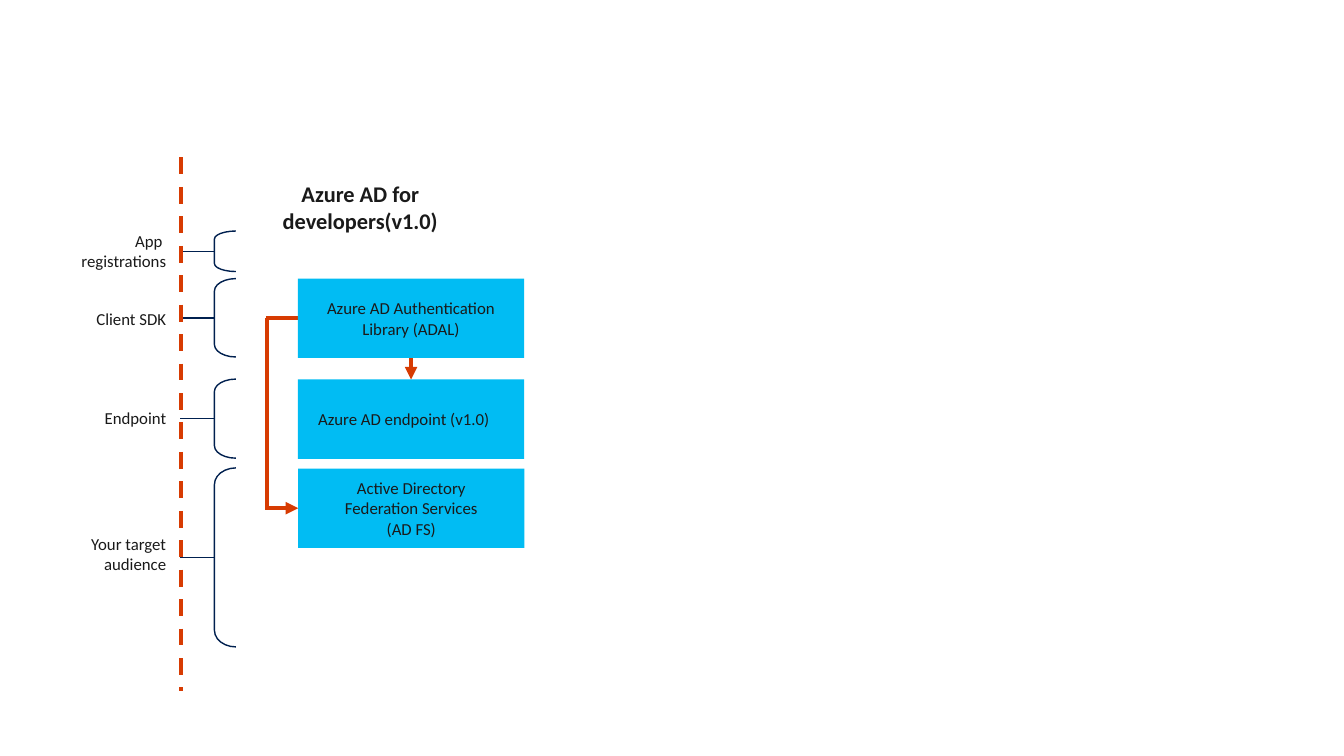
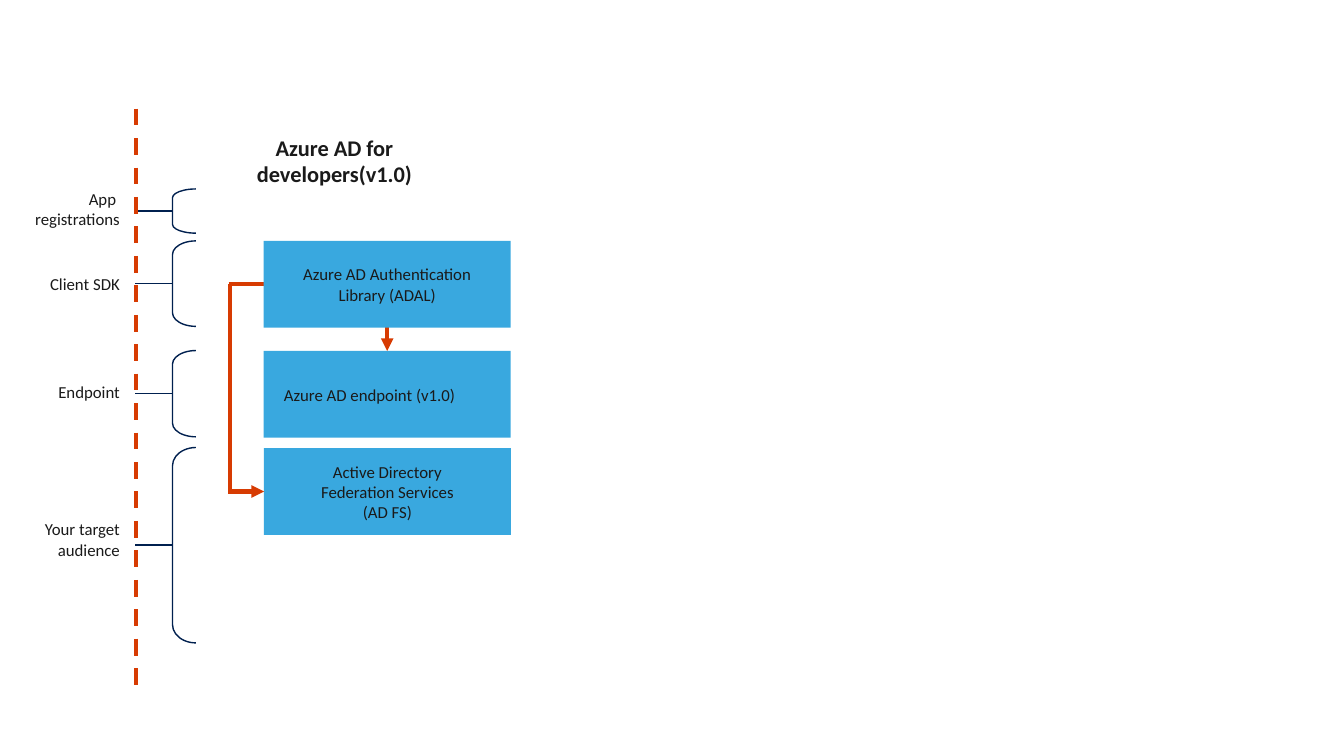
Before and after one commit to austingalyon/ms_identity_platform_dotnet, a slide deck: slide 4 of presentation/images/images.pptx. Drawn at 1344x756 pixels with LibreOffice and Linux fonts; fonts in the diff are those of the drawing. Boxes give left, top, right and bottom in pixels: in the first picture for what was removed or moved away, otherwise in the second. Text is boxed around its words. In the diff, an @@ line names an element or a change of style, - is before the commit and + after.

```diff
--- a/presentation/images/images.pptx
+++ b/presentation/images/images.pptx
@@ line moved from (181, 157) - (181, 692) to (136, 109) - (136, 692) @@
@@ text "Azure AD for developers(v1.0)": place and size @@
-text "Azure AD for developers(v1.0)" at box(283, 186, 438, 233)
+text "Azure AD for developers(v1.0)" at box(257, 140, 412, 186)
@@ text "App": place and size @@
-text "App" at box(81, 236, 166, 270)
+text "App" at box(35, 194, 120, 228)
@@ left bracket: place and size @@
-left bracket at box(215, 231, 236, 271)
+left bracket at box(172, 189, 196, 233)
@@ line moved from (215, 318) - (180, 318) to (172, 211) - (135, 211) @@
@@ left bracket: place and size @@
-left bracket at box(215, 278, 236, 357)
+left bracket at box(172, 241, 196, 327)
@@ fill #01BCF3 to #39A8DF in 3 elements at box(264, 449, 511, 535), box(264, 351, 511, 438), box(264, 241, 511, 328) @@
@@ rectangle "Azure AD Authentication Library (ADAL)": place and size @@
-rectangle "Azure AD Authentication Library (ADAL)" at box(298, 278, 524, 358)
+rectangle "Azure AD Authentication Library (ADAL)" at box(264, 241, 511, 328)
@@ text "Client SDK": place and size @@
-text "Client SDK" at box(96, 313, 166, 325)
+text "Client SDK" at box(50, 278, 120, 290)
@@ line moved from (215, 251) - (180, 251) to (172, 283) - (135, 283) @@
@@ line moved from (266, 319) - (313, 319) to (229, 284) - (279, 284) @@
@@ elbow arrow moved from (267, 318) - (298, 508) to (230, 283) - (264, 492) @@
@@ arrow moved from (411, 349) - (411, 379) to (387, 318) - (387, 351) @@
@@ left bracket: place and size @@
-left bracket at box(215, 379, 236, 458)
+left bracket at box(172, 351, 196, 438)
@@ rectangle "Azure AD endpoint (v1.0)": place and size @@
-rectangle "Azure AD endpoint (v1.0)" at box(298, 379, 524, 459)
+rectangle "Azure AD endpoint (v1.0)" at box(264, 351, 511, 438)
@@ text "Endpoint": place and size @@
-text "Endpoint" at box(105, 412, 167, 427)
+text "Endpoint" at box(58, 386, 120, 401)
@@ line moved from (215, 418) - (180, 418) to (172, 394) - (135, 394) @@
@@ left bracket: place and size @@
-left bracket at box(215, 468, 236, 647)
+left bracket at box(172, 448, 196, 643)
@@ rectangle "Active Directory": place and size @@
-rectangle "Active Directory" at box(298, 469, 524, 548)
+rectangle "Active Directory" at box(264, 449, 511, 535)
@@ text "Your target": place and size @@
-text "Your target" at box(91, 539, 166, 570)
+text "Your target" at box(45, 524, 120, 556)
@@ line moved from (215, 558) - (180, 558) to (172, 545) - (135, 545) @@
```
Also in this commit, not shown: 1 other slide changed, 1 slide added, 4 other files.
